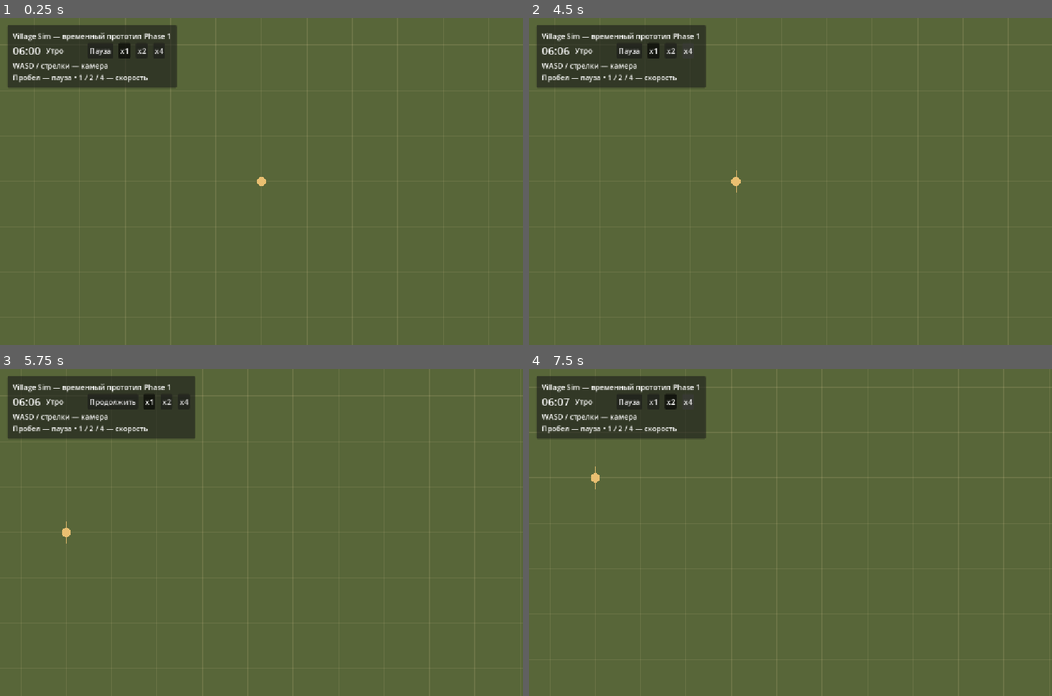
Above: before the commit, frames 1-4 (two rows, left to right).
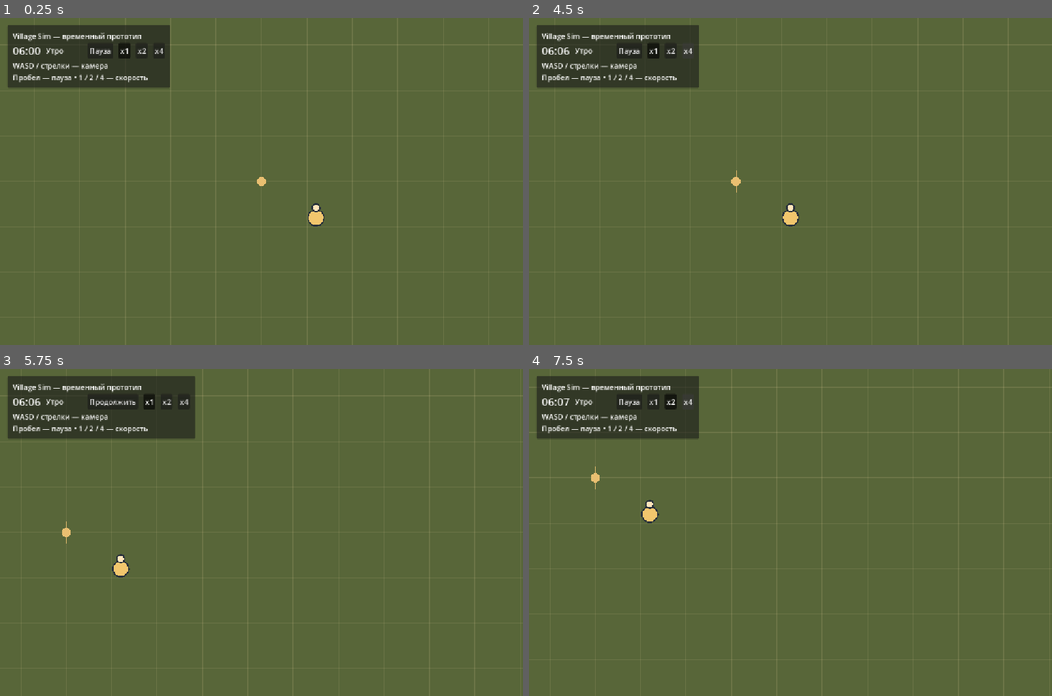
Above: after the commit, the same moments.

Repository: vladlopata5/village-sim
Game: Godot game, scene res://scenes/main.tscn
Two runs of this game, one before a commit and one after it. Both use one fixed random seed, a clock stepped at 60 frames per second and the inputs below.
Inputs:
- Up to frame 1 (0.25 s): no input
- Up to frame 2 (4.5 s): click "Пауза" at 0.5 s; click "Продолжить" at 1.25 s; click "x1" at 2 s; click "x2" at 2.75 s; click "x4" at 3.5 s; tap Enter at 4.25 s; hold D from 4.28 s (still down); tap 1 at 4.35 s
- Up to frame 3 (5.75 s): tap Space at 4.52 s; release D at 5 s; click "x1" at 5 s
- Up to frame 4 (7.5 s): click "x2" at 5.75 s; click "x4" at 6.5 s; tap Space at 7.25 s; hold S from 7.28 s (still down); tap 2 at 7.35 s

The runs differ from the first frame. In frame 1, 0.5% of the frame differs, in the area x 27-62%, y 2-64%; in frame 2, 0.5%, in the area x 27-52%, y 2-64%; in frame 3, 0.2%; in frame 4, 0.5%.

Commit message:
Add Phase 2 resident data and temporary 2D representation

Diff:
--- /dev/null
+++ b/scenes/resident_view_2d.tscn
@@ -0,0 +1,6 @@
+[gd_scene load_steps=2 format=3]
+
+[ext_resource type="Script" path="res://scripts/resident_view_2d.gd" id="1"]
+
+[node name="ResidentView2D" type="Node2D"]
+script = ExtResource("1")
--- a/scripts/main.gd
+++ b/scripts/main.gd
@@ -1,4 +1,7 @@
 extends Node
+const ResidentData = preload("res://scripts/resident_data.gd")
+const ResidentView2D = preload("res://scenes/resident_view_2d.tscn")
+var resident_data: ResidentData
 @onready var game_time = $GameTime
 @onready var field = $World/Field
 var clock_label: Label
@@ -7,6 +10,7 @@
 var speed_buttons: Array[Button] = []
 
 func _ready() -> void:
+	_create_test_resident()
 	_build_hud()
 	game_time.minute_changed.connect(_update_clock)
 	game_time.phase_changed.connect(field.show_phase)
@@ -28,7 +32,7 @@
 	var column := VBoxContainer.new()
 	margin.add_child(column)
 	var title := Label.new()
-	title.text = "Village Sim — временный прототип Phase 1"
+	title.text = "Village Sim — временный прототип"
 	column.add_child(title)
 	var row := HBoxContainer.new()
 	row.add_theme_constant_override("separation", 12)
@@ -83,3 +87,10 @@
 func _update_speed(multiplier: int) -> void:
 	for index in range(speed_buttons.size()):
 		speed_buttons[index].set_pressed_no_signal([1, 2, 4][index] == multiplier)
+
+func _create_test_resident() -> void:
+	resident_data = ResidentData.new("resident_001", "Степан", 30, "Без профессии")
+	var view = ResidentView2D.instantiate()
+	view.setup(resident_data)
+	view.position = Vector2(120, 80)
+	$World.add_child(view)
--- /dev/null
+++ b/scripts/resident_data.gd
@@ -0,0 +1,13 @@
+extends RefCounted
+## The resident exists as data, independently of any scene or renderer.
+## The creator assigns an ID unique within the settlement.
+var id: String
+var resident_name: String
+var age: int
+var profession: String
+
+func _init(unique_id: String, initial_name: String, initial_age: int, initial_profession: String) -> void:
+	id = unique_id
+	resident_name = initial_name
+	age = initial_age
+	profession = initial_profession
--- /dev/null
+++ b/scripts/resident_view_2d.gd
@@ -0,0 +1,17 @@
+extends Node2D
+## Temporary representation. This reference points to data owned outside the view.
+const ResidentData = preload("res://scripts/resident_data.gd")
+var resident_data: ResidentData
+
+func setup(data: ResidentData) -> void:
+	resident_data = data
+	queue_redraw()
+
+func _draw() -> void:
+	if resident_data == null:
+		return
+	# A simple head and body, with a dark outline for visibility on the field.
+	draw_circle(Vector2.ZERO, 19.0, Color("28313b"))
+	draw_circle(Vector2.ZERO, 16.0, Color("f2c66d"))
+	draw_circle(Vector2(0, -22), 10.0, Color("28313b"))
+	draw_circle(Vector2(0, -22), 7.0, Color("ffe5bb"))
--- /dev/null
+++ b/tests/test_resident.gd
@@ -0,0 +1,38 @@
+extends SceneTree
+const ResidentData = preload("res://scripts/resident_data.gd")
+var failures: int = 0
+
+func _initialize() -> void:
+	call_deferred("_run")
+
+func check(condition: bool, message: String) -> void:
+	if not condition:
+		failures += 1
+		push_error(message)
+
+func _run() -> void:
+	var scene = load("res://scenes/main.tscn").instantiate()
+	root.add_child(scene)
+	var data = scene.resident_data
+	var view = scene.get_node("World/ResidentView2D")
+	check(data is RefCounted and not data is Node, "Resident data exists outside the scene tree")
+	check(data.id == "resident_001", "Resident ID")
+	check(data.resident_name == "Степан" and data.age == 30 and data.profession == "Без профессии", "Test resident fields")
+	check(view.resident_data == data, "View receives the original data reference")
+	check(view.is_visible_in_tree(), "Placeholder visible in the world")
+	var original_position: Vector2 = view.position
+	await process_frame
+	await process_frame
+	check(view.position == original_position, "Resident remains stationary")
+	# Removing the representation must not remove the resident's data.
+	view.free()
+	check(is_instance_valid(scene.resident_data) and scene.resident_data == data, "Data survives removal of the view")
+	# The same data can be passed to a replacement representation.
+	var replacement = load("res://scenes/resident_view_2d.tscn").instantiate()
+	replacement.setup(data)
+	scene.get_node("World").add_child(replacement)
+	check(replacement.resident_data == data, "Replacement view reuses existing resident")
+	check(scene.get_node("World").get_child_count() == 3, "Exactly one resident representation")
+	scene.queue_free()
+	print("Resident checks: ", "PASS" if failures == 0 else "FAIL (%d)" % failures)
+	quit(0 if failures == 0 else 1)
Not shown, added: scripts/resident_data.gd.uid
Not shown, added: scripts/resident_view_2d.gd.uid
Not shown, added: tests/test_resident.gd.uid
Not shown, changed: docs/DECISIONS.md
Not shown, added: docs/PHASE_2.md
